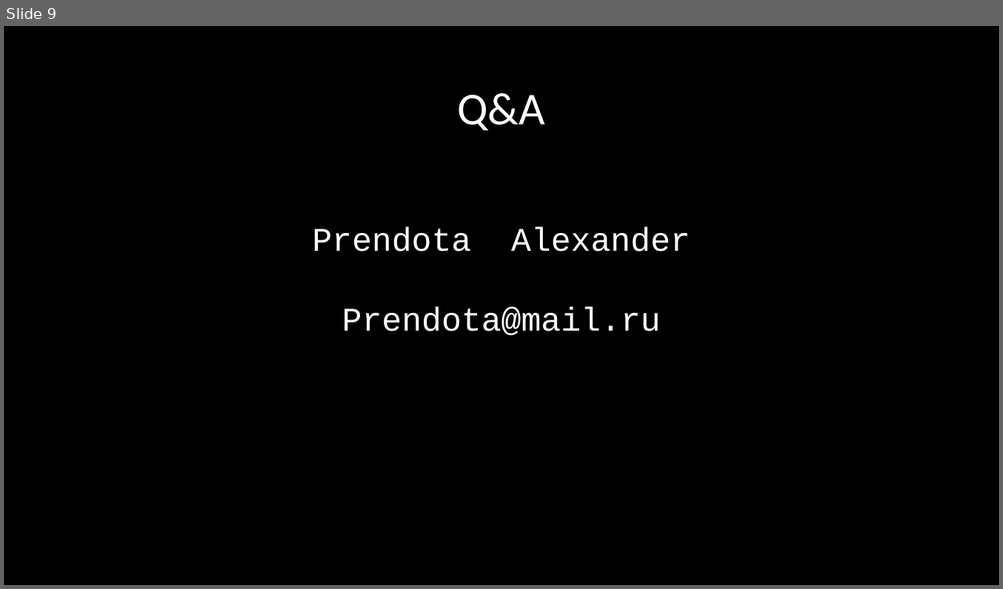
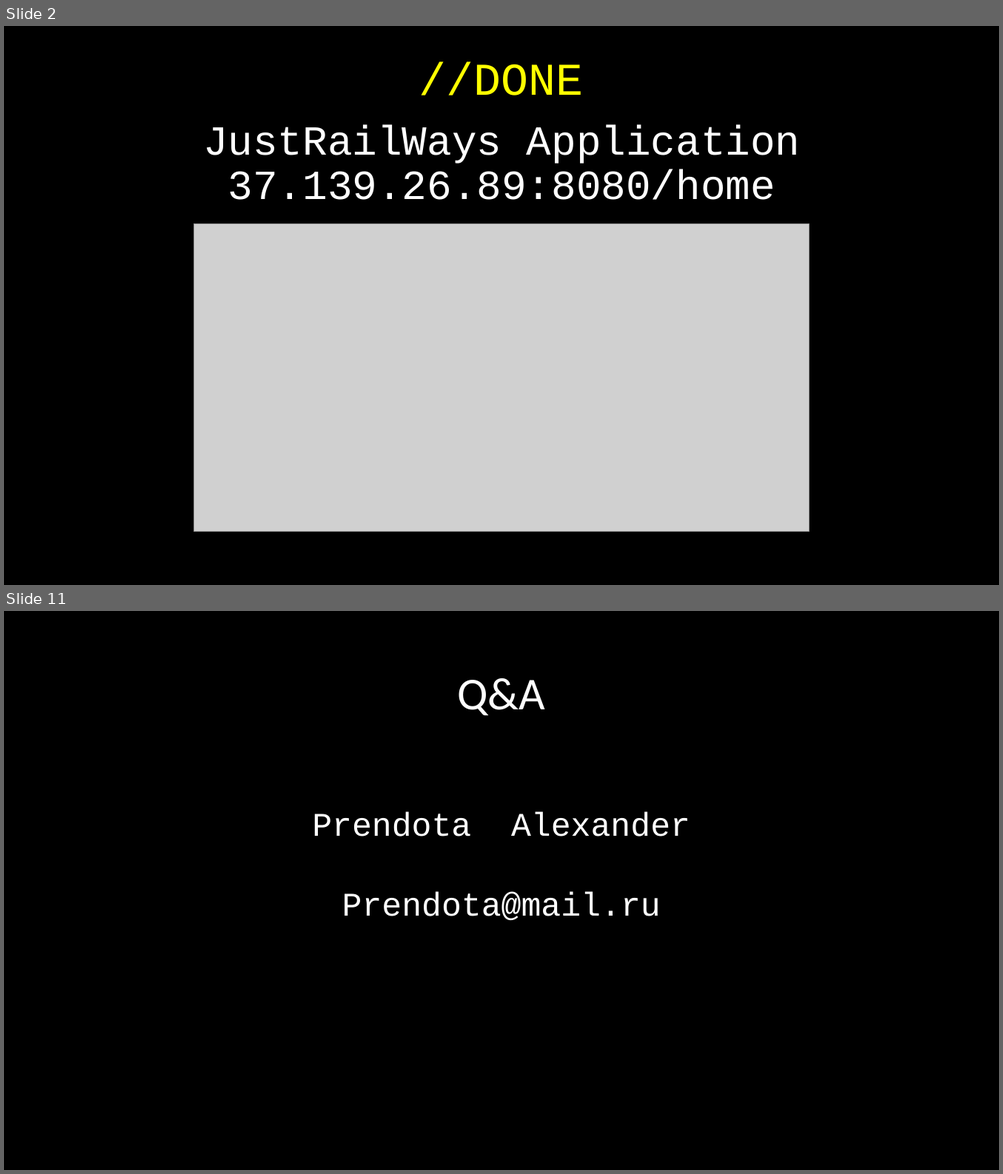
Before and after one commit to AlexanderPrendota/Schweizerische-Bundesbahnen, a slide deck: Project plan/The final All Hands Meeting.pptx. Shown one above the other, each under a label of ours: slide 9 before the commit, slides 2 and 11 after it; the slides between them are not shown. The pictures are 1003x589 and 1003x1174 pixels, drawn with LibreOffice and Linux fonts; fonts in the diff are those of the drawing; grey boxes stand for pictures. Boxes give left, top, right and bottom in pixels: in the first picture for what was removed or moved away, otherwise in the second. Text is boxed around its words. In the diff, an @@ line names an element or a change of style, - is before the commit and + after.

```diff
--- a/Project plan/The final All Hands Meeting.pptx
+++ b/Project plan/The final All Hands Meeting.pptx
@@ slide 2 added at box(4, 26, 999, 585), background #000000 @@
@@ title added at box(419, 62, 583, 96), 44 pt, text #FFFF00 @@
+//DONE
@@ text added at box(203, 125, 800, 200), 40 pt, text #FFFFFF @@
+JustRailWays Application 37.139.26.89:8080/home
@@ picture added at box(194, 224, 809, 533) @@
@@ what was slide 9 is now slide 11 @@
```
Also in this commit, not shown: 4 slides changed, 5 other slides added, 4 slides removed, 5 other files.
